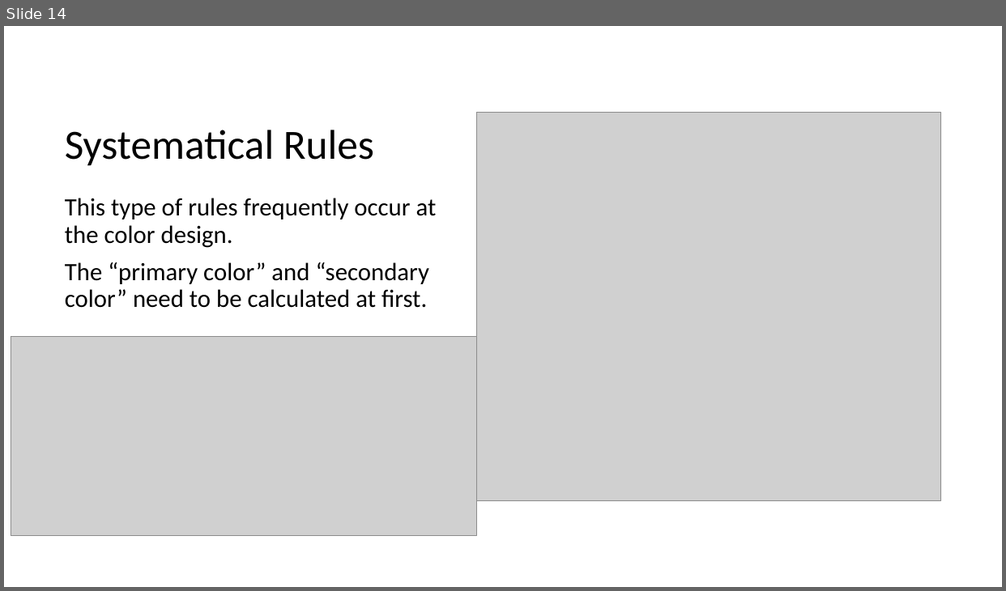
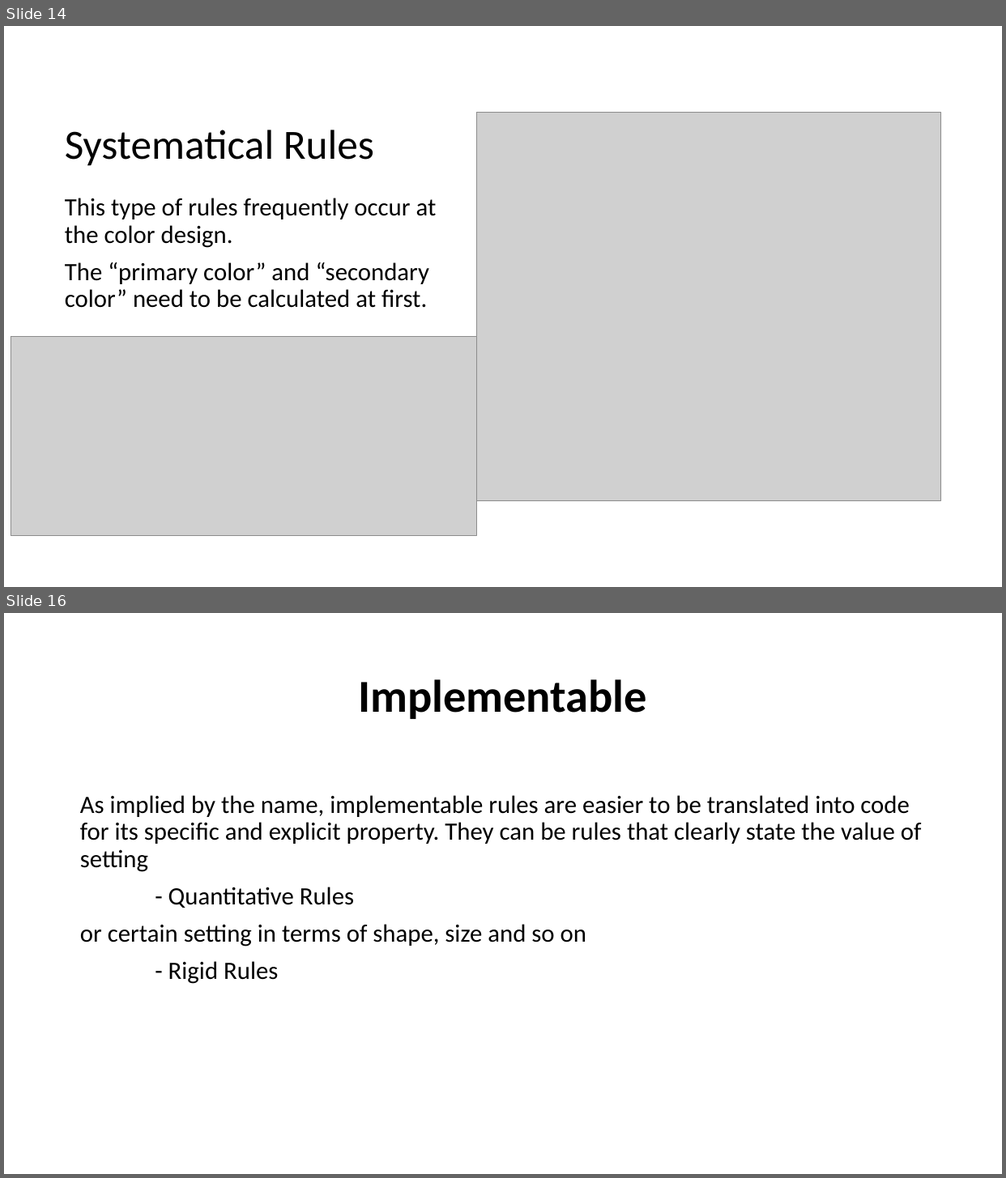
Before and after one commit to MulongXie/AppRuleCheck-Android, a slide deck: doc/week2.pptx. Shown one above the other, each under a label of ours: slide 14 before the commit, slides 14 and 16 after it; the slides between them are not shown. The pictures are 1006x591 and 1006x1178 pixels, drawn with LibreOffice and Linux fonts; fonts in the diff are those of the drawing; grey boxes stand for pictures. Boxes give left, top, right and bottom in pixels: in the first picture for what was removed or moved away, otherwise in the second. Text is boxed around its words. In the diff, an @@ line names an element or a change of style, - is before the commit and + after.

```diff
--- a/doc/week2.pptx
+++ b/doc/week2.pptx
@@ slide 16 added at box(4, 613, 1002, 1174), background #FFFFFF @@
@@ title added at box(358, 679, 647, 719), 44 pt, text #000000, bold @@
+Implementable
@@ text added at box(80, 795, 922, 984), 24 pt, text #000000 @@
+As implied by the name, implementable rules are easier to be translated into code for its specific and explicit property. They can be rules that clearly state the value of setting
+- Quantitative Rules
+or certain setting in terms of shape, size and so on
+- Rigid Rules
```
Also in this commit, not shown: 5 slides changed, 3 other slides added, 1 other file.
